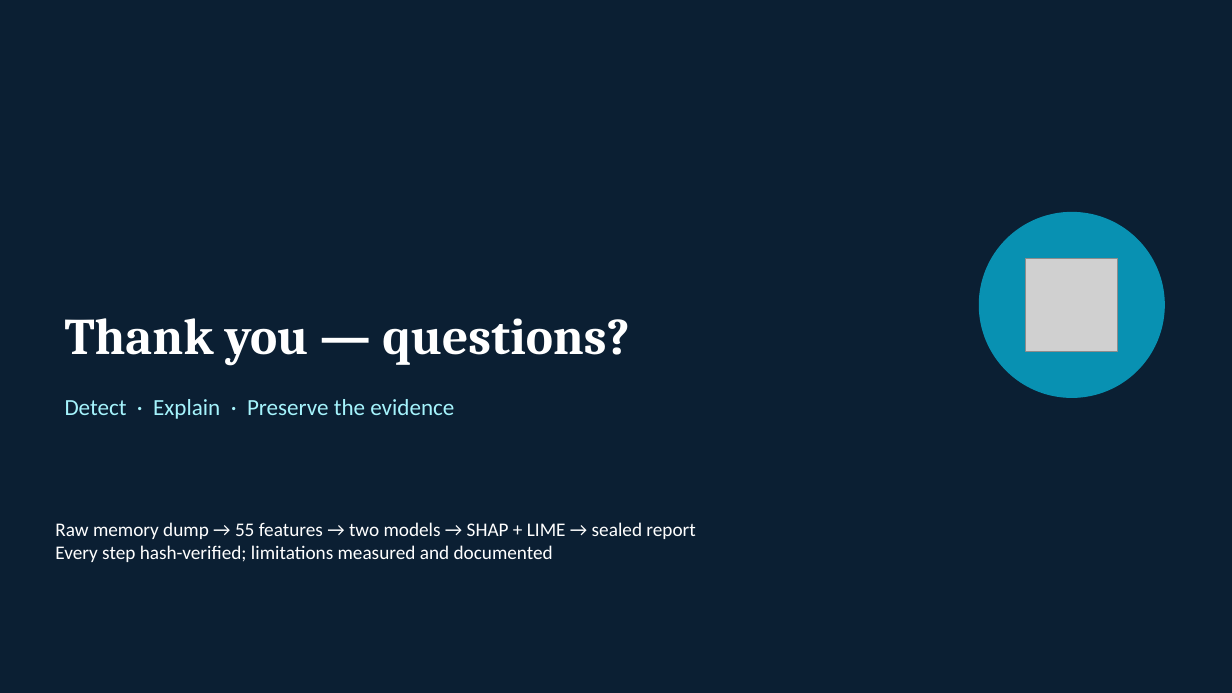
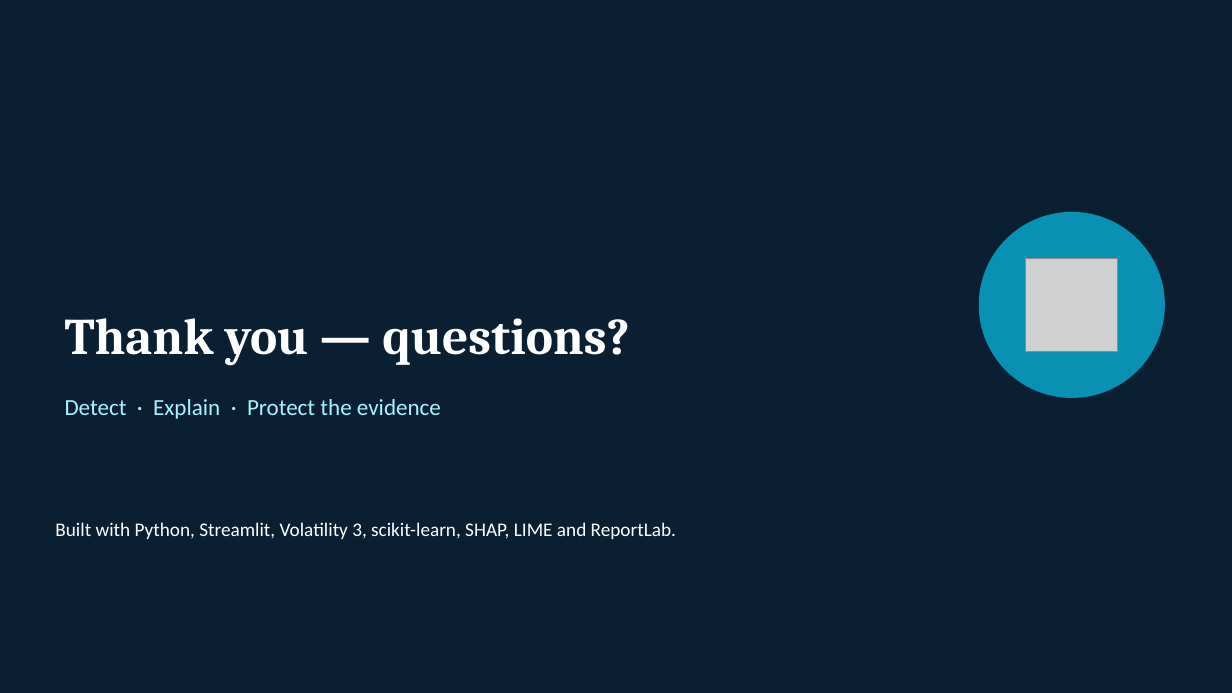
Before and after one commit to abdullahazwarsec-arch/Memory-Forensic-Triage-AI, a slide deck: slide 12 of docs/Methodology_Viva_Presentation.pptx (slide 14 before the commit). Drawn at 1232x693 pixels with LibreOffice and Linux fonts; fonts in the diff are those of the drawing; grey boxes stand for pictures. Boxes give left, top, right and bottom in pixels: in the first picture for what was removed or moved away, otherwise in the second. Text is boxed around its words. In the diff, an @@ line names an element or a change of style, - is before the commit and + after.

```diff
--- a/docs/Methodology_Viva_Presentation.pptx
+++ b/docs/Methodology_Viva_Presentation.pptx
@@ text at box(65, 399, 441, 419): text changed @@
-Detect · Explain · Preserve the evidence
+Detect · Explain · Protect the evidence
@@ text at box(55, 522, 676, 539): text changed @@
-Raw memory dump → 55 features → two models → SHAP + LIME → sealed report
-Every step hash-verified; limitations measured and documented
+Built with Python, Streamlit, Volatility 3, scikit-learn, SHAP, LIME and ReportLab.
```
Also in this commit, not shown: 2 other slides changed, 9 slides added, 11 slides removed, 1 other file.
